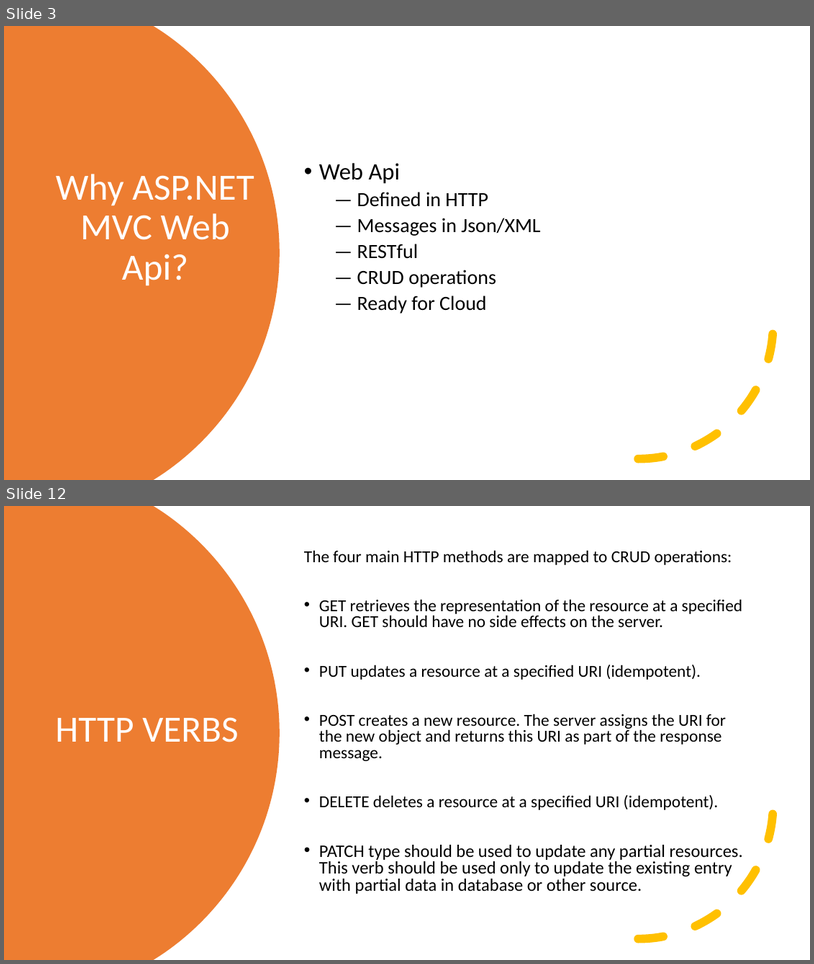
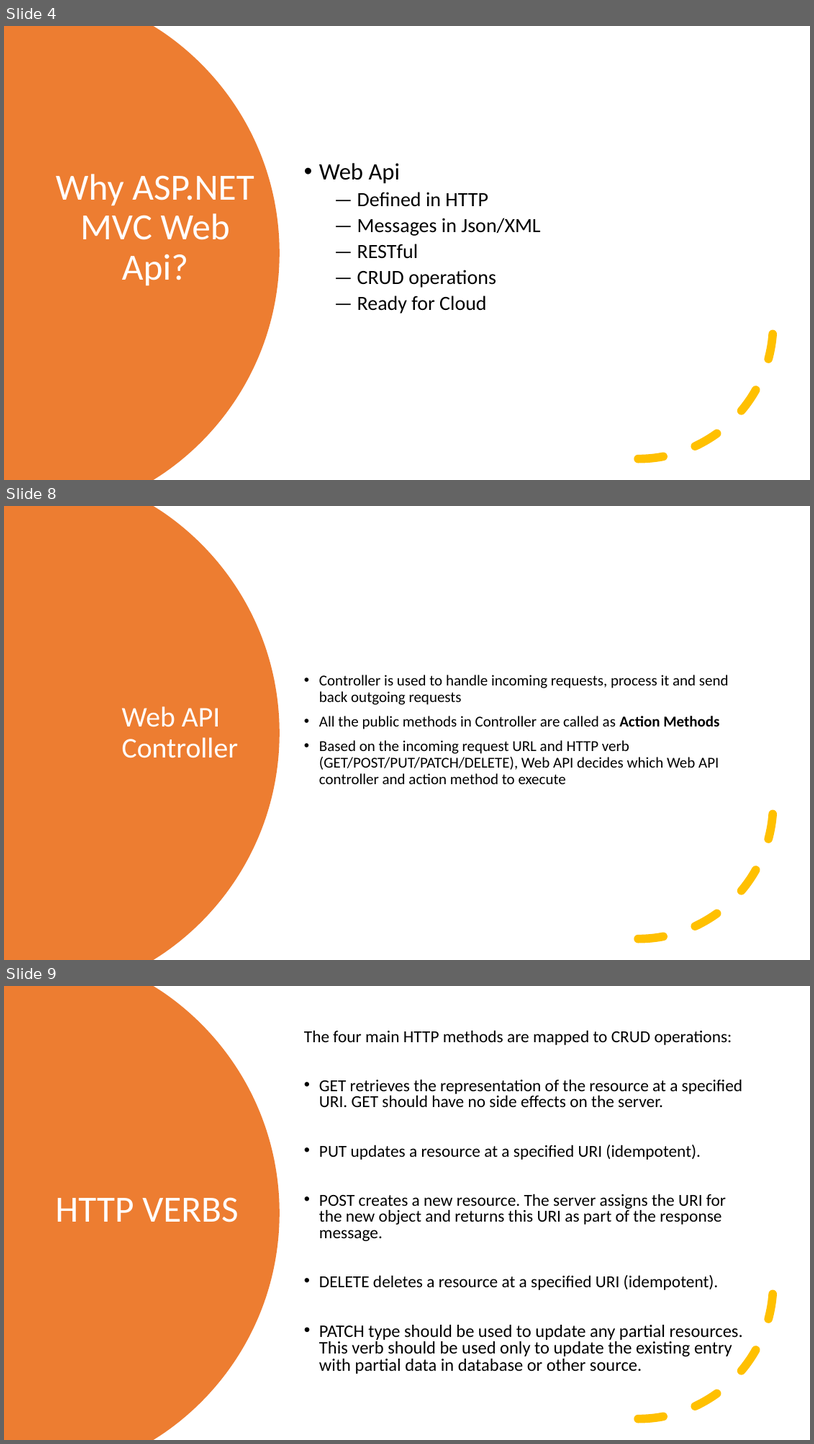
Before and after one commit to byteridge/GarageInternship2020, a slide deck: WebApi/WEB API 2.0 (1).pptx. Shown one above the other, each under a label of ours: slides 3 and 12 before the commit, slides 4, 8 and 9 after it; the slides between them are not shown. The pictures are 814x964 and 814x1444 pixels, drawn with LibreOffice and Linux fonts; fonts in the diff are those of the drawing. Boxes give left, top, right and bottom in pixels: in the first picture for what was removed or moved away, otherwise in the second. Text is boxed around its words. In the diff, an @@ line names an element or a change of style, - is before the commit and + after.

```diff
--- a/WebApi/WEB API 2.0 (1).pptx
+++ b/WebApi/WEB API 2.0 (1).pptx
@@ slide 8 added at box(4, 506, 810, 960), background #FFFFFF @@
@@ freeform shape added at box(4, 506, 280, 960), fill #ED7D31 @@
@@ text added at box(319, 674, 729, 784), 18 pt, text #000000 @@
+• Controller is used to handle incoming requests, process it and send back outgoing requests
+• All the public methods in Controller are called as Action Methods
+• Based on the incoming request URL and HTTP verb (GET/POST/PUT/PATCH/DELETE), Web API decides which Web API controller and action method to execute
@@ arc (boxed as its full ellipse) added at box(504, 669, 774, 939), outline #FFC000 10 pt dashed @@
@@ title added at box(122, 706, 238, 758), 34 pt, text #FFFFFF @@
+Web API
+Controller
@@ what was slide 3 is now slide 4 @@
@@ what was slide 12 is now slide 9 @@
```
Also in this commit, not shown: 8 slides changed, 1 other slide added, 4 slides removed.
